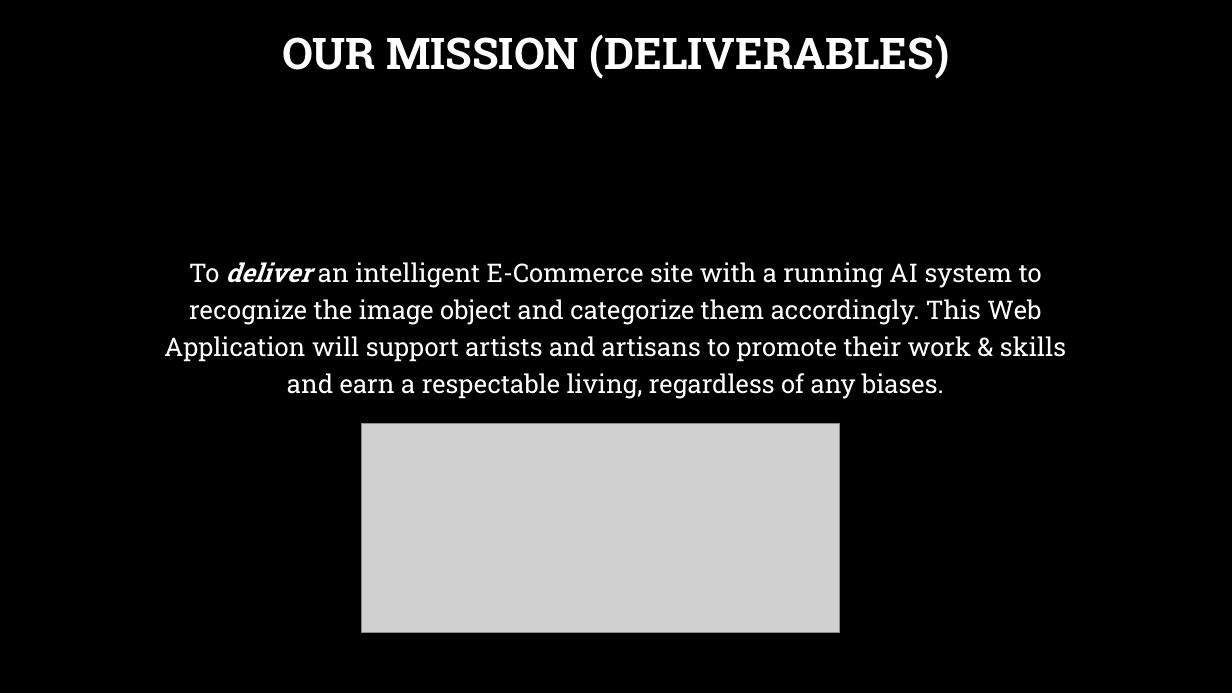
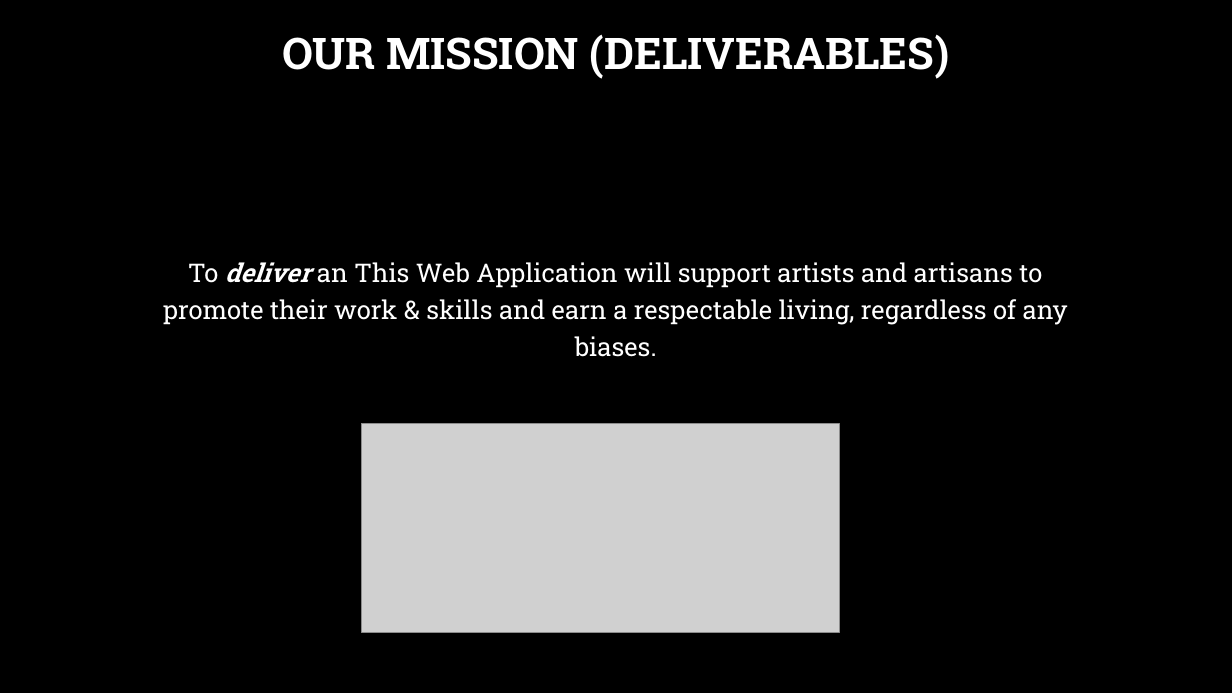
Before and after one commit to aimanahmedmoin1997/FinalYearProject, a slide deck: slide 4 of Kaavish Evaluation I/Evaluation I.pptx. Drawn at 1232x693 pixels with LibreOffice and Linux fonts; fonts in the diff are those of the drawing; grey boxes stand for pictures; background and template pictures are left out. Boxes give left, top, right and bottom in pixels: in the first picture for what was removed or moved away, otherwise in the second. Text is boxed around its words. In the diff, an @@ line names an element or a change of style, - is before the commit and + after.

```diff
--- a/Kaavish Evaluation I/Evaluation I.pptx
+++ b/Kaavish Evaluation I/Evaluation I.pptx
@@ text at <box>163,262,1068,357</box>: text changed @@
-To deliver an intelligent E-Commerce site with a running AI system to recognize the image object and categorize them accordingly. This Web Application will support artists and artisans to promote their work & skills and earn a respectable living, regardless of any biases.
+To deliver an This Web Application will support artists and artisans to promote their work & skills and earn a respectable living, regardless of any biases.
```
Also in this commit, not shown: 4 other slides changed, 1 slide removed, 1 other file.
